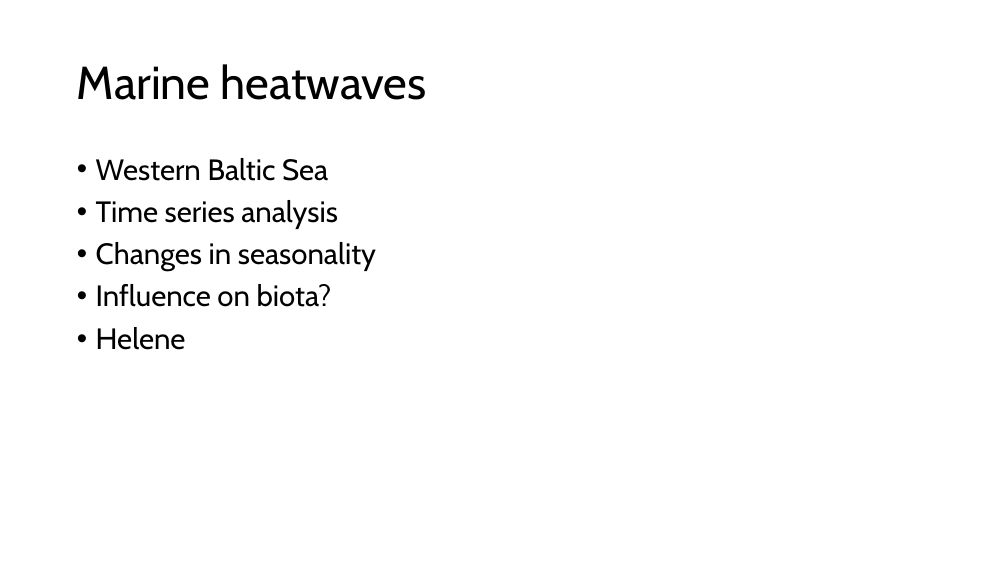
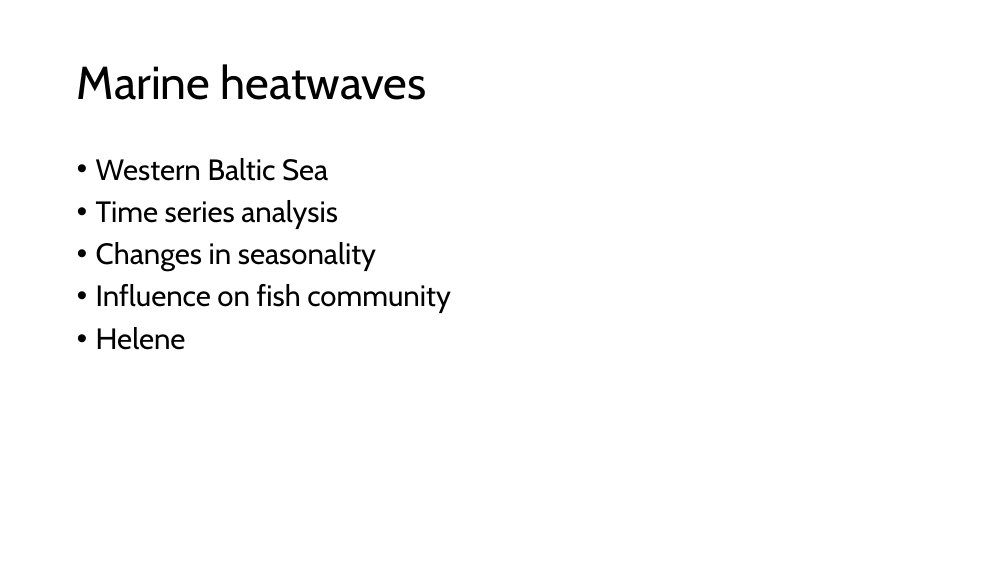
Before and after one commit to HeleneGutte/iMARSYS_05, a slide deck: slide 15 of lectures/Day10_Programming_case_studies.pptx. Drawn at 1008x567 pixels with LibreOffice and Linux fonts; fonts in the diff are those of the drawing. Boxes give left, top, right and bottom in pixels: in the first picture for what was removed or moved away, otherwise in the second. Text is boxed around its words. In the diff, an @@ line names an element or a change of style, - is before the commit and + after.

Commit message:
Update slides for MHW case study.

```diff
--- a/lectures/Day10_Programming_case_studies.pptx
+++ b/lectures/Day10_Programming_case_studies.pptx
@@ text at bbox=[96, 284, 451, 313]: text changed @@
-• Influence on biota?
+• Influence on fish community
```
